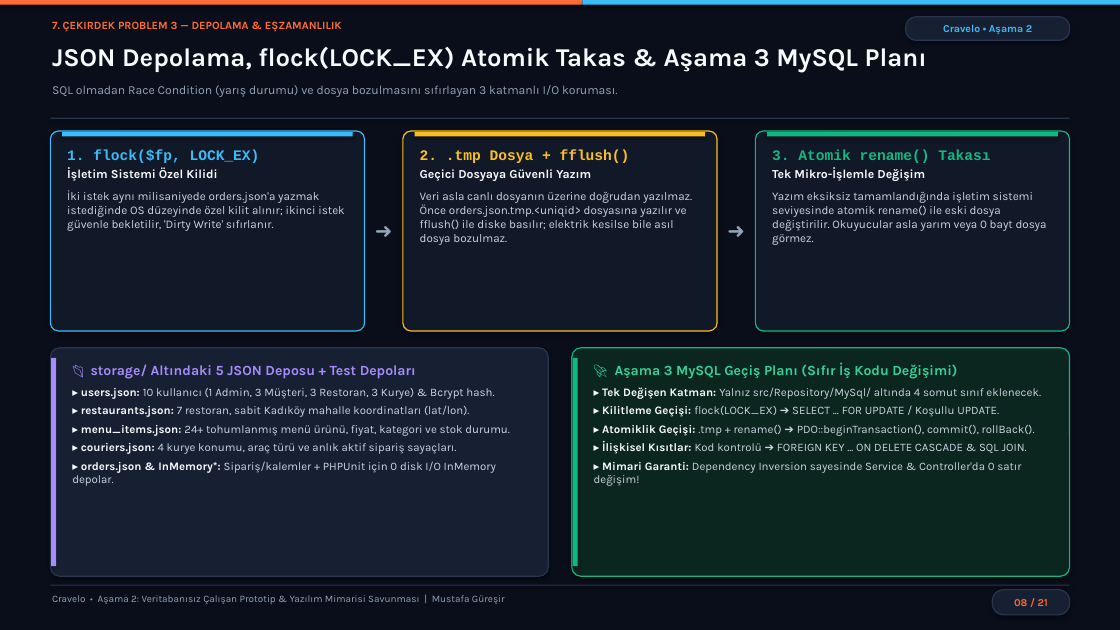
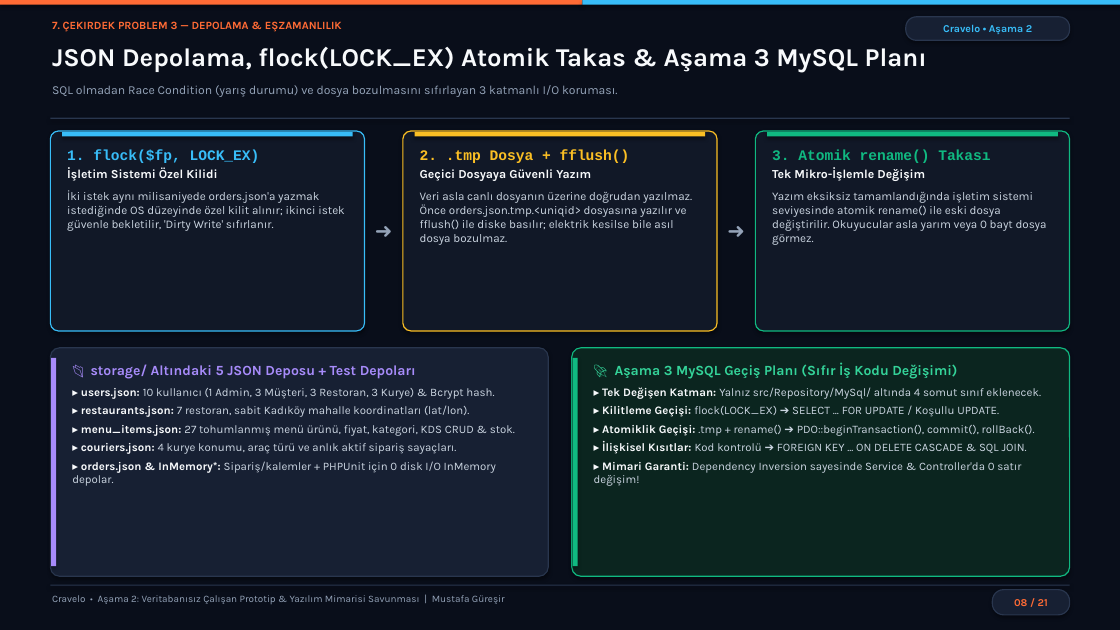
Before and after one commit to mustafaguresir/Cravelo, a slide deck: slide 8 of Cravelo_Asama2_Sunum.pptx. Drawn at 1120x630 pixels with LibreOffice and Linux fonts; fonts in the diff are those of the drawing. Boxes give left, top, right and bottom in pixels: in the first picture for what was removed or moved away, otherwise in the second. Text is boxed around its words. In the diff, an @@ line names an element or a change of style, - is before the commit and + after.

Commit message:
feat: add KDS CRUD, courier shift/GPS, admin analytics/reassign, live chat/reviews, SQL alignment & modular UI (360 tests)

```diff
--- a/Cravelo_Asama2_Sunum.pptx
+++ b/Cravelo_Asama2_Sunum.pptx
@@ text at bbox=[81, 425, 515, 436]: text changed @@
-▸ menu_items.json: 24+ tohumlanmış menü ürünü, fiyat, kategori ve stok durumu.
+▸ menu_items.json: 27 tohumlanmış menü ürünü, fiyat, kategori, KDS CRUD & stok.
```
Also in this commit, not shown: 5 other slides changed, 32 other files.
